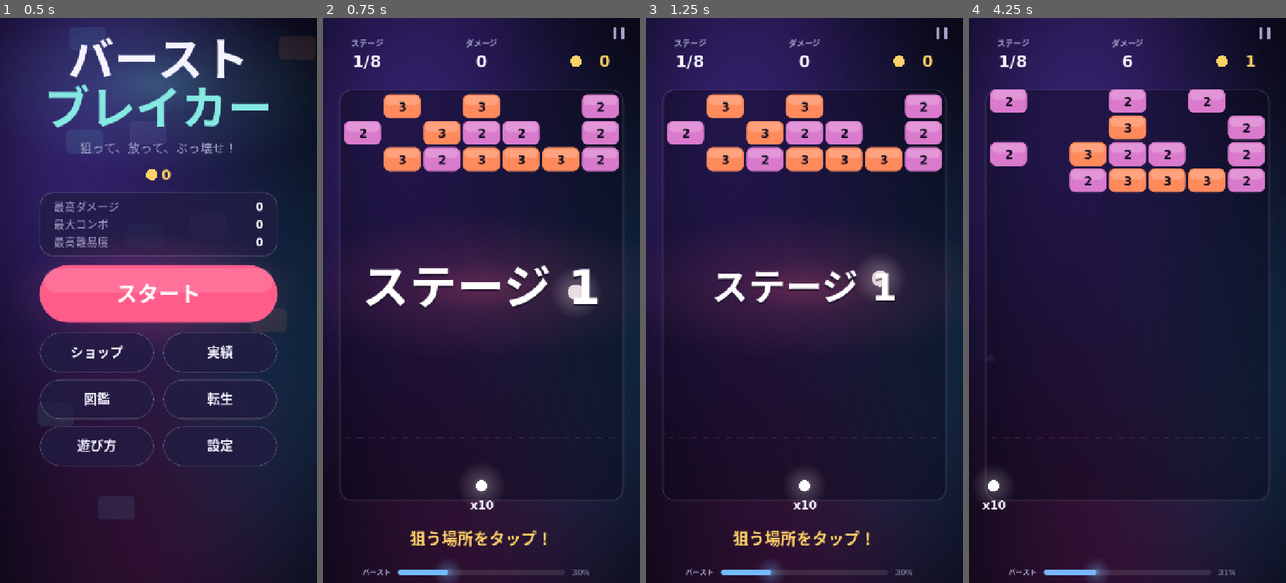
Above: before the commit, frames 1-4 (left to right).
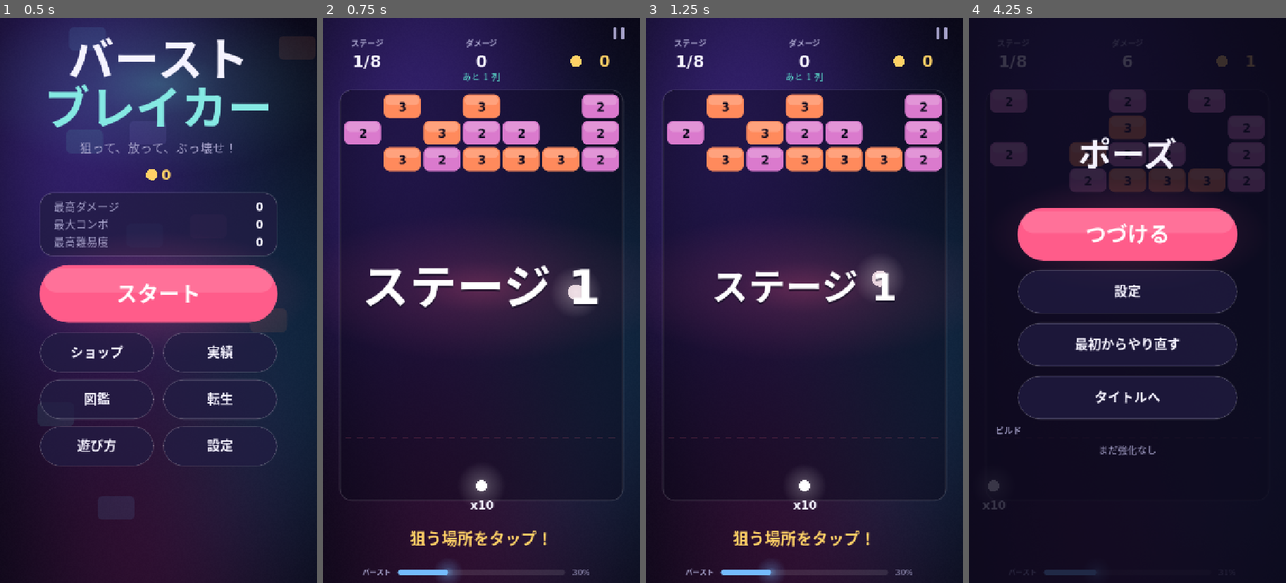
Above: after the commit, the same moments.

Repository: super-himetan/burst-breaker
Game: Godot game, scene res://main.tscn
Same seed, same stepped clock (60 frames per second), same inputs: the game is played once before the commit and once after it.
Inputs (mouse positions are in pixels of both pictures, inside the frame that each line leads up to):
- Up to frame 1 (0.5 s): no input
- Up to frame 2 (0.75 s): tap Enter at 0.5, 0.6 s; move the mouse to (551, 272) at 0.52 s; click (551, 272) at 0.67 s
- Up to frame 3 (1.25 s): tap Space at 0.77, 1.07 s; tap R at 0.8 s
- Up to frame 4 (4.25 s): drag from (1064, 328) to (1111, 413) at 1.27 s; move the mouse to (1159, 176) at 2.02 s; tap 1 at 2.1 s; click (1159, 176) at 2.17 s; tap 2 at 2.3 s; drag from (1111, 413) to (1032, 215) at 2.77 s; move the mouse to (1222, 385) at 3.52 s; tap 3 at 3.6 s; click (1222, 385) at 3.67 s; tap Space at 3.77, 4.07 s; tap 4 at 3.8 s; tap Escape at 4.15 s

Frame 1 is identical in both runs. In frame 2, less than 0.1% of the frame differs, in the area x 44-56%, y 9-12%; in frame 3, less than 0.1%; in frame 4, 39%, in the area x 0-100%, y 0-100%.

Commit message:
バランスを調整し、BGM と操作まわりの手触りを整える
燃焼のボスへの効果を1/4にし、爆発の威力と玉の差、ルミナの回復を調整した。
残り列数を表示し、その場に留まるボスが落ちて見える動きを直した。
コードで生成する BGM、揺れと光を抑える設定、Mac のホイールとキー操作を追加した。

Co-Authored-By: Claude Opus 5.5 <noreply@anthropic.com>

Diff:
--- a/data/balls.gd
+++ b/data/balls.gd
@@ -7,10 +7,10 @@
 	"normal": {"count": 10, "color": "ffffff", "unlock": "", "tags": [], "add": {"damage_pct": 0.4}},
 	"iron": {"count": 4, "color": "b8c4d6", "unlock": "runs_2", "tags": ["power"], "add": {"flat_damage": 2.0, "pierce_chance": 0.1}},
 	"fire": {"count": 6, "color": "ff7a3d", "unlock": "kills_2", "tags": ["toxic"], "add": {"poison": 2.0, "burn_pct": 0.04}},
-	"splitter": {"count": 5, "color": "4fd1ff", "unlock": "splits_2", "tags": ["split"], "add": {"split_chance": 0.4}},
-	"blaster": {"count": 5, "color": "ff8c1a", "unlock": "explosions_2", "tags": ["blast"], "add": {"bomb_chance": 0.45, "bomb_damage": 0.5}},
+	"splitter": {"count": 5, "color": "4fd1ff", "unlock": "splits_2", "tags": ["split"], "add": {"split_chance": 0.3}},
+	"blaster": {"count": 6, "color": "ff8c1a", "unlock": "explosions_2", "tags": ["blast"], "add": {"bomb_chance": 0.45, "bomb_damage": 1.0}},
 	"ghost": {"count": 7, "color": "b48cff", "unlock": "wins_1", "tags": ["bounce"], "add": {"pierce_chance": 0.12, "homing_chance": 0.15}},
-	"lucky": {"count": 6, "color": "ffd84d", "unlock": "coins_4", "tags": ["crit", "fortune"], "add": {"crit_chance": 0.35, "coin_pct": 0.5, "luck": 0.5}},
+	"lucky": {"count": 8, "color": "ffd84d", "unlock": "coins_4", "tags": ["crit", "fortune"], "add": {"crit_chance": 0.35, "coin_pct": 0.5, "luck": 0.5}},
 	"titan": {"count": 3, "color": "6dff9e", "unlock": "best_shot_4", "tags": ["power"], "add": {"radius": 14.0, "damage_pct": 2.2, "rebound_chance": 0.25}},
 }
 
--- a/i18n.gd
+++ b/i18n.gd
@@ -20,6 +20,9 @@
 		"language": "言語",
 		"sound": "サウンド",
 		"vibration": "振動",
+		"music": "音楽",
+		"reduce_fx": "揺れと光を抑える",
+		"hud_waves": "あと %d 列",
 		"on": "オン",
 		"off": "オフ",
 		"howto_1": "狙いたい場所を指す",
@@ -175,7 +178,7 @@
 		"perk_poison_power": "猛毒",
 		"perk_poison_power_desc": "毒ダメージ +50%",
 		"perk_burn": "炎上",
-		"perk_burn_desc": "当てたブロックが\n最大体力の6%燃える",
+		"perk_burn_desc": "当てたブロックが\n最大体力の6%燃える（ボスは1/4）",
 		"perk_shock": "雷撃",
 		"perk_shock_desc": "壊すとランダムな\nブロックへ落雷",
 		"perk_shockwave": "衝撃波",
@@ -260,11 +263,11 @@
 		"ball_splitter": "分裂玉",
 		"ball_splitter_desc": "玉5個。とにかく分裂する",
 		"ball_blaster": "爆弾玉",
-		"ball_blaster_desc": "玉5個。壊すとよく爆発する",
+		"ball_blaster_desc": "玉6個。壊すとよく爆発する",
 		"ball_ghost": "幽霊玉",
 		"ball_ghost_desc": "玉7個。よく貫通して追尾する",
 		"ball_lucky": "ラッキー玉",
-		"ball_lucky_desc": "玉6個。会心、コイン、運が高い",
+		"ball_lucky_desc": "玉8個。会心、コイン、運が高い",
 		"ball_titan": "巨人玉",
 		"ball_titan_desc": "玉3個。巨大で超高威力",
 		"shop_damage": "攻撃力",
@@ -410,6 +413,9 @@
 		"language": "Language",
 		"sound": "Sound",
 		"vibration": "Vibration",
+		"music": "Music",
+		"reduce_fx": "Reduce shake and flash",
+		"hud_waves": "%d MORE ROWS",
 		"on": "ON",
 		"off": "OFF",
 		"howto_1": "Point where you want to aim",
@@ -565,7 +571,7 @@
 		"perk_poison_power": "TOXIC",
 		"perk_poison_power_desc": "+50% poison damage",
 		"perk_burn": "BURN",
-		"perk_burn_desc": "Hit blocks burn for\n6% of max HP",
+		"perk_burn_desc": "Hit blocks burn for 6% of\nmax HP (bosses take 1/4)",
 		"perk_shock": "LIGHTNING",
 		"perk_shock_desc": "Kills strike\nrandom blocks",
 		"perk_shockwave": "SHOCKWAVE",
@@ -650,11 +656,11 @@
 		"ball_splitter": "SPLITTER",
 		"ball_splitter_desc": "5 balls. Splits constantly",
 		"ball_blaster": "BLASTER",
-		"ball_blaster_desc": "5 balls. Kills often explode",
+		"ball_blaster_desc": "6 balls. Kills often explode",
 		"ball_ghost": "GHOST",
 		"ball_ghost_desc": "7 balls. Pierces and homes",
 		"ball_lucky": "LUCKY",
-		"ball_lucky_desc": "6 balls. Crits, coins and luck",
+		"ball_lucky_desc": "8 balls. Crits, coins and luck",
 		"ball_titan": "TITAN",
 		"ball_titan_desc": "3 balls. Huge and devastating",
 		"shop_damage": "ATTACK",
--- a/main.gd
+++ b/main.gd
@@ -7,6 +7,7 @@
 const SaveData := preload("res://save_data.gd")
 const Menus := preload("res://menus.gd")
 const Verify := preload("res://verify.gd")
+const Music := preload("res://music.gd")
 const Perks := preload("res://data/perks.gd")
 const Balls := preload("res://data/balls.gd")
 const Bosses := preload("res://data/bosses.gd")
@@ -32,6 +33,10 @@
 const SPEECH_SECONDS := 2.6
 const SPEECH_COOLDOWN := 7.0
 const BOSS_HEAL_COLOR := Color("7dffb0")
+const MUSIC_VOLUME_DB := -13.0
+const REDUCED_FX_SCALE := 0.25
+const WHEEL_SCROLL := 70.0
+const PAN_SCROLL := 24.0
 
 var sim: GameSim
 var save: SaveData
@@ -113,6 +118,9 @@
 var sounds := {}
 var players: Array[AudioStreamPlayer] = []
 var next_player := 0
+var music_player: AudioStreamPlayer
+var music_task := -1
+var music_pcm := PackedByteArray()
 var verify_stats := {"max_balls": 0, "explosions": 0, "splits": 0}
 
 
@@ -142,6 +150,8 @@
 	save.load_file()
 	menus = Menus.new(self, save)
 	_apply_sound()
+	# Rendering the loop takes a moment, so it must not hold up the first frame.
+	music_task = WorkerThreadPool.add_task(func() -> void: music_pcm = Music.render_pcm())
 	sim = GameSim.new()
 	_recover_interrupted_run()
 	if verify_dir != "":
@@ -393,15 +403,40 @@
 	AudioServer.set_bus_mute(0, not save.sound)
 
 
+func _apply_music() -> void:
+	if music_player.stream != null:
+		music_player.stream_paused = not save.music
+
+
+## Starts the loop once the background render has finished.
+func _poll_music() -> void:
+	if music_task < 0 or not WorkerThreadPool.is_task_completed(music_task):
+		return
+	WorkerThreadPool.wait_for_task_completion(music_task)
+	music_task = -1
+	var stream := _wav(music_pcm)
+	stream.loop_mode = AudioStreamWAV.LOOP_FORWARD
+	stream.loop_end = music_pcm.size() / 2
+	music_player.stream = stream
+	music_player.play()
+	_apply_music()
+
+
+func _exit_tree() -> void:
+	if music_task >= 0:
+		WorkerThreadPool.wait_for_task_completion(music_task)
+
+
 func _process(delta: float) -> void:
 	time += delta
+	_poll_music()
 	var view := get_viewport_rect().size
 	y_offset = maxf((view.y - BASE_H) / 2.0, 0.0)
 	screen_age += delta
 	if screen == Menus.Screen.GAME and not paused:
 		_process_game(delta)
 	_update_fx(delta)
-	var shake := trauma * trauma * 24.0
+	var shake := trauma * trauma * 24.0 * _fx_scale()
 	var offset := Vector2(randf_range(-shake, shake), randf_range(-shake, shake))
 	position = Vector2(0.0, y_offset) + offset
 	# The interface stays steady while the playfield shakes under it.
@@ -414,7 +449,7 @@
 	impact = maxf(impact - delta * 0.11, 0.0)
 	burst_after = maxf(burst_after - delta, 0.0)
 	impact_rect.visible = impact > 0.0005
-	impact_material.set_shader_parameter("amount", impact)
+	impact_material.set_shader_parameter("amount", impact * _fx_scale())
 	queue_redraw()
 	glow_layer.queue_redraw()
 	ui_layer.queue_redraw()
@@ -566,7 +601,24 @@
 		on_progress_changed(_live_stats())
 
 
+func _fx_scale() -> float:
+	return REDUCED_FX_SCALE if save.reduce_fx else 1.0
+
+
 func _input(event: InputEvent) -> void:
+	if event is InputEventKey:
+		if event.pressed and not event.echo:
+			_on_key(event.keycode)
+		return
+	if event is InputEventMouseButton and event.pressed and menus.is_list_screen(screen):
+		if event.button_index == MOUSE_BUTTON_WHEEL_UP:
+			menus.scroll_by(screen, WHEEL_SCROLL)
+		elif event.button_index == MOUSE_BUTTON_WHEEL_DOWN:
+			menus.scroll_by(screen, -WHEEL_SCROLL)
+		return
+	if event is InputEventPanGesture and menus.is_list_screen(screen):
+		menus.scroll_by(screen, -event.delta.y * PAN_SCROLL)
+		return
 	if event is InputEventScreenTouch and event.index == 0:
 		var p: Vector2 = event.position - Vector2(0.0, y_offset)
 		if event.pressed:
@@ -584,6 +636,32 @@
 		hovering = true
 		if not aiming:
 			aim_current = event.position - Vector2(0.0, y_offset)
+
+
+## Keyboard shortcuts for the desktop build. They go through the same checks as a tap.
+func _on_key(key: int) -> void:
+	match key:
+		KEY_ESCAPE:
+			if screen != Menus.Screen.TITLE:
+				_on_back_request()
+		KEY_SPACE, KEY_ENTER, KEY_R:
+			for id: String in ["restart", "resume", "burst"]:
+				if id == "restart" and paused:
+					continue
+				if _tap_button_by_id(id):
+					return
+		KEY_1, KEY_2, KEY_3, KEY_4:
+			var index: int = key - KEY_1
+			if screen == Menus.Screen.GAME and sim.state == GameSim.State.UPGRADE and index < sim.choices.size():
+				_on_press(card_rect(index, sim.choices.size()).get_center())
+
+
+func _tap_button_by_id(id: String) -> bool:
+	for button in current_buttons():
+		if button["id"] == id:
+			_on_press((button["rect"] as Rect2).get_center())
+			return true
+	return false
 
 
 func _on_press(p: Vector2) -> void:
@@ -690,6 +768,13 @@
 			save.save_file()
 		"vibration":
 			save.vibration = not save.vibration
+			save.save_file()
+		"music":
+			save.music = not save.music
+			_apply_music()
+			save.save_file()
+		"reduce_fx":
+			save.reduce_fx = not save.reduce_fx
 			save.save_file()
 		"pause":
 			_set_paused(true)
@@ -1197,7 +1282,7 @@
 		text_center(n["pos"], str(n["text"]), size, color)
 	_draw_hud()
 	if screen_flash > 0.0:
-		fill_screen(Color(1.0, 0.96, 0.9, screen_flash * 0.32))
+		fill_screen(Color(1.0, 0.96, 0.9, screen_flash * 0.32 * _fx_scale()))
 	if boss_down <= 0.0:
 		match sim.state:
 			GameSim.State.UPGRADE:
@@ -1318,7 +1403,9 @@
 	var slide := -descend_anim * GameSim.CELL_H
 	for block in sim.unique_blocks():
 		var rect := sim.block_rect(block)
-		rect.position.y += slide
+		# Anything that stayed put this turn, like a slow boss, must not appear to fall.
+		if block["slid"]:
+			rect.position.y += slide
 		var kind: String = block["kind"]
 		if kind == "boss":
 			_draw_boss(block, rect)
@@ -1473,6 +1560,8 @@
 		text_center(chip.get_center(), t("tier_label") % sim.tier, fit_size(t("tier_label") % sim.tier, 17, 96.0), UI.ACCENT, font_body)
 	text_center(Vector2(BASE_W / 2.0, 58.0), t("hud_damage"), 18, UI.MUTED, font_label)
 	text_center(Vector2(BASE_W / 2.0, 98.0), I18n.format_number(sim.total_damage), 38, UI.TEXT)
+	if sim.waves_left > 0:
+		text_center(Vector2(BASE_W / 2.0, 134.0), t("hud_waves") % sim.waves_left, 20, UI.MINT, font_body)
 	var coin_size := int(36.0 + coin_pop * 14.0)
 	canvas.draw_circle(Vector2(575.0, 98.0), 13.0, UI.GOLD)
 	text_center(Vector2(640.0, 98.0), I18n.format_number(sim.coins), coin_size, UI.GOLD)
@@ -1727,6 +1816,9 @@
 		var player := AudioStreamPlayer.new()
 		add_child(player)
 		players.append(player)
+	music_player = AudioStreamPlayer.new()
+	music_player.volume_db = MUSIC_VOLUME_DB
+	add_child(music_player)
 
 
 func _play(id: String, pitch: float) -> void:
--- a/menus.gd
+++ b/menus.gd
@@ -93,7 +93,9 @@
 			list.append(_button("lang_ja", Rect2(70.0, 340.0, 280.0, 100.0), "日本語", "selected" if save.lang == "ja" else "normal"))
 			list.append(_button("lang_en", Rect2(370.0, 340.0, 280.0, 100.0), "English", "selected" if save.lang == "en" else "normal"))
 			list.append(_button("sound", Rect2(70.0, 490.0, 580.0, 100.0), "%s : %s" % [t("sound"), t("on" if save.sound else "off")]))
-			list.append(_button("vibration", Rect2(70.0, 610.0, 580.0, 100.0), "%s : %s" % [t("vibration"), t("on" if save.vibration else "off")]))
+			list.append(_button("music", Rect2(70.0, 610.0, 580.0, 100.0), "%s : %s" % [t("music"), t("on" if save.music else "off")]))
+			list.append(_button("vibration", Rect2(70.0, 730.0, 580.0, 100.0), "%s : %s" % [t("vibration"), t("on" if save.vibration else "off")]))
+			list.append(_button("reduce_fx", Rect2(70.0, 850.0, 580.0, 100.0), "%s : %s" % [t("reduce_fx"), t("on" if save.reduce_fx else "off")]))
 			list.append(_button("back", Rect2(160.0, 1090.0, 400.0, 96.0), t("back")))
 		Screen.LOADOUT:
 			var ball_ids := Balls.ids()
--- /dev/null
+++ b/music.gd
@@ -0,0 +1,93 @@
+extends RefCounted
+## Renders the background loop from code, like every other sound in the game.
+## Notes wrap around the end of the buffer, so the loop has no seam.
+
+const SAMPLE_RATE := 22050
+const BPM := 112.0
+const STEPS_PER_BAR := 16
+const PEAK := 0.8
+## Bar by bar: root note (MIDI) and whether the chord is minor.
+const CHORDS: Array[Array] = [[45, true], [41, false], [48, false], [43, false], [45, true], [41, false], [43, false], [40, false]]
+const ARP: Array[int] = [0, 2, 1, 2, 3, 2, 1, 2, 0, 2, 1, 3, 2, 3, 1, 2]
+const BASS_STEPS: Array[int] = [0, 3, 6, 8, 11, 14]
+## Sparse tune over the last four bars: [step, MIDI note].
+const MELODY: Array[Array] = [
+	[64, 76], [68, 79], [72, 81], [78, 79], [80, 77], [84, 76], [88, 72], [94, 74],
+	[96, 74], [100, 76], [104, 79], [110, 76], [112, 75], [116, 76], [120, 71],
+]
+
+
+static func step_samples() -> int:
+	return roundi(SAMPLE_RATE * 60.0 / BPM / 4.0)
+
+
+## 16-bit mono PCM for one seamless loop.
+static func render_pcm() -> PackedByteArray:
+	var step := step_samples()
+	var total := step * STEPS_PER_BAR * CHORDS.size()
+	var mix := PackedFloat32Array()
+	mix.resize(total)
+	for bar in CHORDS.size():
+		var root: int = CHORDS[bar][0]
+		var third := 3 if CHORDS[bar][1] else 4
+		var tones: Array[int] = [root + 12, root + 12 + third, root + 19, root + 24]
+		for s in STEPS_PER_BAR:
+			var at := (bar * STEPS_PER_BAR + s) * step
+			_note(mix, at, step * 2, _hz(tones[ARP[s]] + 12), 0.1, 0.5)
+			if BASS_STEPS.has(s):
+				_note(mix, at, step * 3, _hz(root), 0.34, 0.0)
+			if s % 8 == 0:
+				_thump(mix, at, step * 2, 0.4)
+			if s % 8 == 4:
+				_hat(mix, at, step, 0.05, bar * STEPS_PER_BAR + s)
+	for entry: Array in MELODY:
+		_note(mix, int(entry[0]) * step, step * 5, _hz(int(entry[1])), 0.16, 0.0)
+	return _to_pcm(mix)
+
+
+static func _hz(midi: int) -> float:
+	return 440.0 * pow(2.0, (midi - 69) / 12.0)
+
+
+## Triangle voice with a fast attack and an exponential fall. `edge` mixes in a square for bite.
+static func _note(mix: PackedFloat32Array, start: int, length: int, freq: float, volume: float, edge: float) -> void:
+	var total := mix.size()
+	var phase_step := freq / SAMPLE_RATE
+	for i in length:
+		var phase := fmod(i * phase_step, 1.0)
+		var triangle := 4.0 * absf(phase - 0.5) - 1.0
+		var square := 1.0 if phase < 0.5 else -1.0
+		var envelope := minf(i / 80.0, 1.0) * pow(1.0 - float(i) / length, 2.0)
+		mix[(start + i) % total] += lerpf(triangle, square, edge) * envelope * volume
+
+
+static func _thump(mix: PackedFloat32Array, start: int, length: int, volume: float) -> void:
+	var total := mix.size()
+	var phase := 0.0
+	for i in length:
+		var k := float(i) / length
+		phase += lerpf(130.0, 45.0, k) / SAMPLE_RATE
+		mix[(start + i) % total] += sin(phase * TAU) * pow(1.0 - k, 2.0) * minf(i / 40.0, 1.0) * volume
+
+
+static func _hat(mix: PackedFloat32Array, start: int, length: int, volume: float, seed_value: int) -> void:
+	var total := mix.size()
+	var rng := RandomNumberGenerator.new()
+	rng.seed = seed_value
+	var last := 0.0
+	for i in length:
+		var noise := rng.randf_range(-1.0, 1.0)
+		mix[(start + i) % total] += (noise - last) * pow(1.0 - float(i) / length, 3.0) * volume
+		last = noise
+
+
+static func _to_pcm(mix: PackedFloat32Array) -> PackedByteArray:
+	var loudest := 0.001
+	for value in mix:
+		loudest = maxf(loudest, absf(value))
+	var scale := PEAK / loudest
+	var pcm := PackedByteArray()
+	pcm.resize(mix.size() * 2)
+	for i in mix.size():
+		pcm.encode_s16(i * 2, int(mix[i] * scale * 32767.0))
+	return pcm
--- a/save_data.gd
+++ b/save_data.gd
@@ -14,6 +14,8 @@
 var lang := I18n.DEFAULT_LANG
 var sound := true
 var vibration := true
+var music := true
+var reduce_fx := false
 var tutorial_done := false
 
 var coins := 0
@@ -50,6 +52,8 @@
 	lang = saved_lang if I18n.LANGS.has(saved_lang) else I18n.DEFAULT_LANG
 	sound = bool(data.get("sound", sound))
 	vibration = bool(data.get("vibration", vibration))
+	music = bool(data.get("music", music))
+	reduce_fx = bool(data.get("reduce_fx", reduce_fx))
 	tutorial_done = bool(data.get("tutorial_done", tutorial_done))
 	coins = int(data.get("coins", coins))
 	coins_this_life = int(data.get("coins_this_life", coins_this_life))
@@ -118,6 +122,8 @@
 		"lang": lang,
 		"sound": sound,
 		"vibration": vibration,
+		"music": music,
+		"reduce_fx": reduce_fx,
 		"tutorial_done": tutorial_done,
 		"coins": coins,
 		"coins_this_life": coins_this_life,
--- a/sim/game_sim.gd
+++ b/sim/game_sim.gd
@@ -55,8 +55,10 @@
 const GUARDED_DAMAGE := 0.25
 const GUARD_RETURN_TURNS := 3
 const GUARD_HP := 2.5
-const LUMINA_HEAL := 0.025
-const LUMINA_ANGRY_HEAL := 0.035
+const LUMINA_HEAL := 0.02
+const LUMINA_ANGRY_HEAL := 0.03
+## Burn takes a share of max HP, which would melt a boss at the rate that suits small blocks.
+const BOSS_BURN_SCALE := 0.25
 const DOKAN_THROWS := 2
 const ZERO_WALL_ROWS := 4
 ## Boss tricks never place blocks closer to the danger line than this.
@@ -506,6 +508,7 @@
 		"size": size,
 		"poison": 0,
 		"burning": false,
+		"slid": true,
 	}
 	_next_block_id += 1
 	return block
@@ -979,7 +982,7 @@
 
 
 func _blast_damage() -> float:
-	return (3.0 + stat("flat_damage") + 3.0 * stage) * (1.0 + stat("bomb_damage")) * sqrt(Tiers.hp_scale(tier)) * 0.8
+	return (3.0 + stat("flat_damage") + 4.5 * stage) * (1.0 + stat("bomb_damage")) * sqrt(Tiers.hp_scale(tier)) * 0.8
 
 
 func _strike_random(count: int, damage: float) -> void:
@@ -1088,7 +1091,8 @@
 			var damage := int(block["poison"]) * poison_scale
 			_damage_block(cell, _scale_damage(damage, block), {"dot": true, "poison": true})
 		if blocks.has(cell) and block["burning"]:
-			_damage_block(cell, float(block["max_hp"]) * stat("burn_pct"), {"dot": true})
+			var burn_scale := BOSS_BURN_SCALE if block["kind"] == "boss" else 1.0
+			_damage_block(cell, float(block["max_hp"]) * stat("burn_pct") * burn_scale, {"dot": true})
 		if blocks.has(cell) and block["kind"] == "regen":
 			block["hp"] = mini(int(block["hp"]) + maxi(int(float(block["max_hp"]) * regen_rate), 1), int(block["max_hp"]))
 			_emit({"type": "regen", "pos": block_rect(block).get_center()})
@@ -1134,17 +1138,20 @@
 	if boss_block != null:
 		var boss: Dictionary = boss_block
 		var origin: Vector2i = boss["origin"]
+		var old_y := origin.y
 		if boss_moves:
 			origin += Vector2i.DOWN
 		if boss["boss_id"] == "mogu":
 			origin = _strafe(boss, origin)
 		boss["origin"] = origin
+		boss["slid"] = origin.y != old_y
 		for y in BOSS_SIZE.y:
 			for x in BOSS_SIZE.x:
 				moved[origin + Vector2i(x, y)] = boss
 		# Bodyguards keep formation instead of drifting down with the rest.
 		for guard: Dictionary in _live_guards():
 			var post: Vector2i = origin + (guard["post"] as Vector2i)
+			guard["slid"] = post.y != (guard["origin"] as Vector2i).y
 			guard["origin"] = post
 			moved[post] = guard
 	# Bottom rows first, so blocks stack up against the boss instead of overlapping it.
@@ -1160,6 +1167,7 @@
 		if moved.has(target):
 			bites += 1
 			continue
+		block["slid"] = target != cell
 		block["origin"] = target
 		moved[target] = block
 	blocks = moved
--- a/tests/run_tests.gd
+++ b/tests/run_tests.gd
@@ -10,6 +10,7 @@
 const Shop := preload("res://data/shop.gd")
 const Tiers := preload("res://data/tiers.gd")
 const Achievements := preload("res://data/achievements.gd")
+const Music := preload("res://music.gd")
 const DT := 1.0 / 60.0
 
 var failures := 0
@@ -55,6 +56,9 @@
 	_test_damaged_save_uses_defaults()
 	_test_interrupted_run_keeps_its_coins()
 	_test_next_unlock()
+	_test_burn_is_gentler_on_bosses()
+	_test_only_moved_blocks_slide()
+	_test_music_loop()
 	print("FAILURES: %d" % failures)
 	quit(1 if failures > 0 else 0)
 
@@ -1181,6 +1185,46 @@
 	DirAccess.remove_absolute(path)
 
 
+func _test_burn_is_gentler_on_bosses() -> void:
+	var sim := _sim()
+	_give(sim, "burn", 1)
+	sim.stage = 3
+	sim.boss_force = "purun"
+	sim._start_stage()
+	var boss: Dictionary = sim.boss_block
+	boss["burning"] = true
+	var before := int(boss["hp"])
+	sim._apply_end_of_shot()
+	var expected := int(float(boss["max_hp"]) * 0.06 * GameSim.BOSS_BURN_SCALE)
+	_check(absi(before - int(boss["hp"]) - expected) <= 1, "bosses take a quarter of burn damage")
+
+
+func _test_only_moved_blocks_slide() -> void:
+	var sim := _sim()
+	sim.stage = 3
+	sim.boss_force = "purun"
+	sim._start_stage()
+	var boss: Dictionary = sim.boss_block
+	boss["every"] = 3
+	boss["age"] = 0
+	sim._descend()
+	_check(not boss["slid"], "a boss that stays put does not slide")
+	boss["age"] = 2
+	sim._descend()
+	_check(boss["slid"], "a boss that steps down slides")
+
+
+func _test_music_loop() -> void:
+	var pcm := Music.render_pcm()
+	var samples := pcm.size() / 2
+	_check(samples == Music.step_samples() * Music.STEPS_PER_BAR * Music.CHORDS.size(), "the music is exactly the length of its bars")
+	var loudest := 0
+	for i in samples:
+		loudest = maxi(loudest, absi(pcm.decode_s16(i * 2)))
+	_check(loudest > 20000 and loudest < 32000, "the music is audible and does not clip")
+	_check(absi(pcm.decode_s16(0) - pcm.decode_s16((samples - 1) * 2)) < 6000, "the music has no jump where it loops")
+
+
 func _test_next_unlock() -> void:
 	var data := SaveData.new(_temp_save_path("next_unlock"))
 	data.lifetime["kills"] = 99
--- a/verify.gd
+++ b/verify.gd
@@ -63,6 +63,13 @@
 	await _tap_button("vibration")
 	_check("vibration_toggles", not host.save.vibration)
 	await _tap_button("vibration")
+	await _tap_button("music")
+	_check("music_toggles_off", not host.save.music)
+	await _tap_button("music")
+	_check("music_toggles_on", host.save.music)
+	await _tap_button("reduce_fx")
+	_check("reduce_fx_toggles", host.save.reduce_fx and host._fx_scale() < 1.0)
+	await _tap_button("reduce_fx")
 	await _tap_button("lang_en")
 	_check("language_switches", host.save.lang == "en")
 	var reloaded := SaveData.new(host.save.path)
@@ -409,6 +416,10 @@
 	await _tap_button("back")
 	await _tap_button("achievements")
 	await _shot("33_achievements_en")
+	await _wait(0.4)
+	_wheel(MOUSE_BUTTON_WHEEL_DOWN)
+	await _wait(0.05)
+	_check("mouse_wheel_scrolls_lists", host.menus.scroll > 0.0)
 	await _tap_button("back")
 	host.save.mark_perk_seen("double_split")
 	await _tap_button("codex")
@@ -433,10 +444,19 @@
 	sim.choices = ["e_inferno", "aimbot", "gambler", "extra_choice"] as Array[String]
 	await _wait(0.5)
 	await _shot("39_upgrade_en")
+	_key(KEY_1)
+	await _wait(0.05)
+	_check("number_key_picks_a_card", sim.levels["e_inferno"] == 1)
 	sim.total_damage = 1
 	sim.state = GameSim.State.LOST
 	await _wait(0.5)
 	await _shot("40_end_en")
+	_key(KEY_R)
+	await _wait(0.05)
+	_check("r_key_retries", not host.is_run_over())
+	sim.total_damage = 1
+	sim.state = GameSim.State.LOST
+	await _wait(0.5)
 	await _tap_button("to_title")
 	_check("end_to_title", host.screen == Menus.Screen.TITLE)
 	await _tap_button("settings")
@@ -513,6 +533,20 @@
 	return host.get_viewport().get_final_transform() * (world + Vector2(0.0, host.y_offset))
 
 
+func _key(keycode: int) -> void:
+	var e := InputEventKey.new()
+	e.keycode = keycode
+	e.pressed = true
+	Input.parse_input_event(e)
+
+
+func _wheel(button: int) -> void:
+	var e := InputEventMouseButton.new()
+	e.button_index = button
+	e.pressed = true
+	Input.parse_input_event(e)
+
+
 func _touch(world: Vector2, pressed: bool) -> void:
 	var e := InputEventScreenTouch.new()
 	e.index = 0
